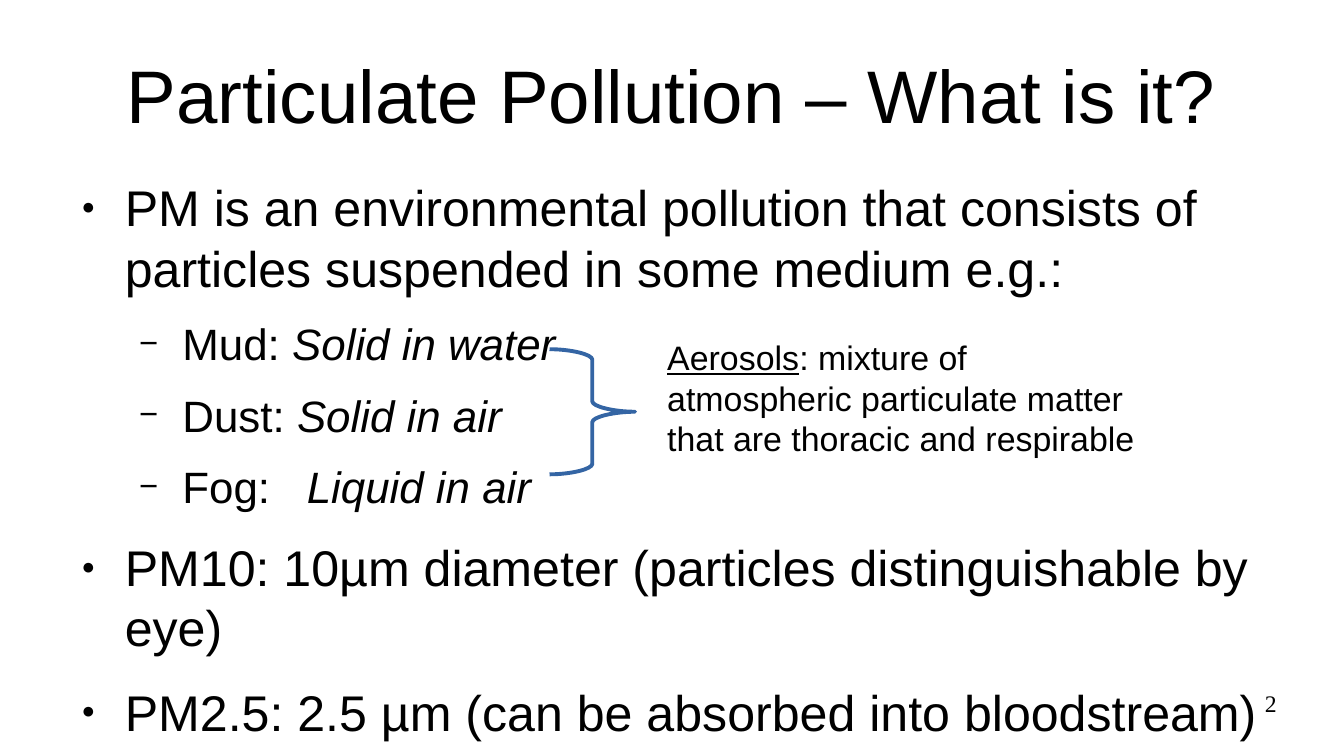
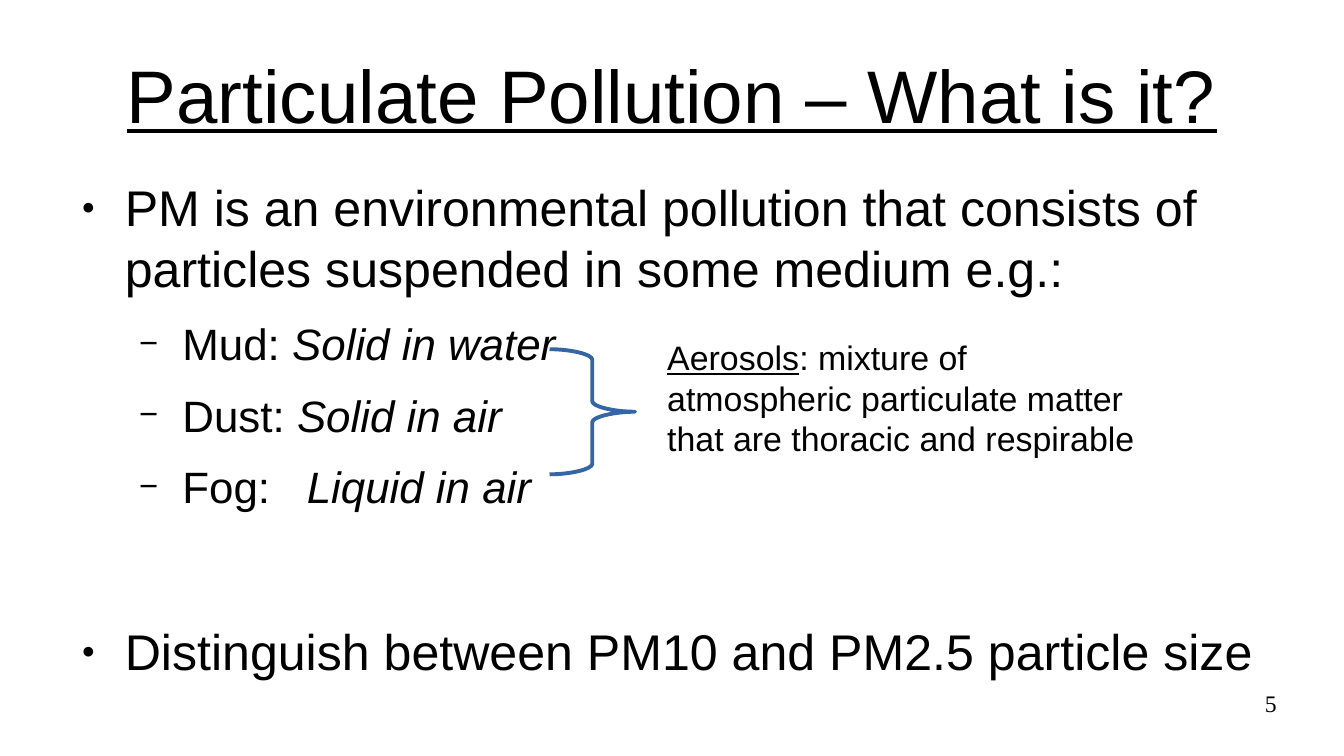
Before and after one commit to YvesL-Web/Air_Polution_Analysis, a slide deck: slide 5 of presentation/241124_00-first_plain_draft.odp (slide 2 before the commit). Drawn at 1344x756 pixels with LibreOffice and Linux fonts; fonts in the diff are those of the drawing. Boxes give left, top, right and bottom in pixels: in the first picture for what was removed or moved away, otherwise in the second. Text is boxed around its words. In the diff, an @@ line names an element or a change of style, - is before the commit and + after.

```diff
--- a/presentation/241124_00-first_plain_draft.odp
+++ b/presentation/241124_00-first_plain_draft.odp
@@ title "Particulate Pollution – What is ..." at (127, 69, 1215, 133): underline on @@
@@ text at (125, 633, 1252, 681): text changed @@
-● PM10: 10µm diameter (particles distinguishable by eye)
-● PM2.5: 2.5 µm (can be absorbed into bloodstream)
+● Distinguish between PM10 and PM2.5 particle size
@@ page number at (1265, 696, 1277, 713): text changed @@
-2
+5
```
Also in this commit, not shown: 3 other slides changed, 4 slides added, 1 slide removed, 3 other files.
